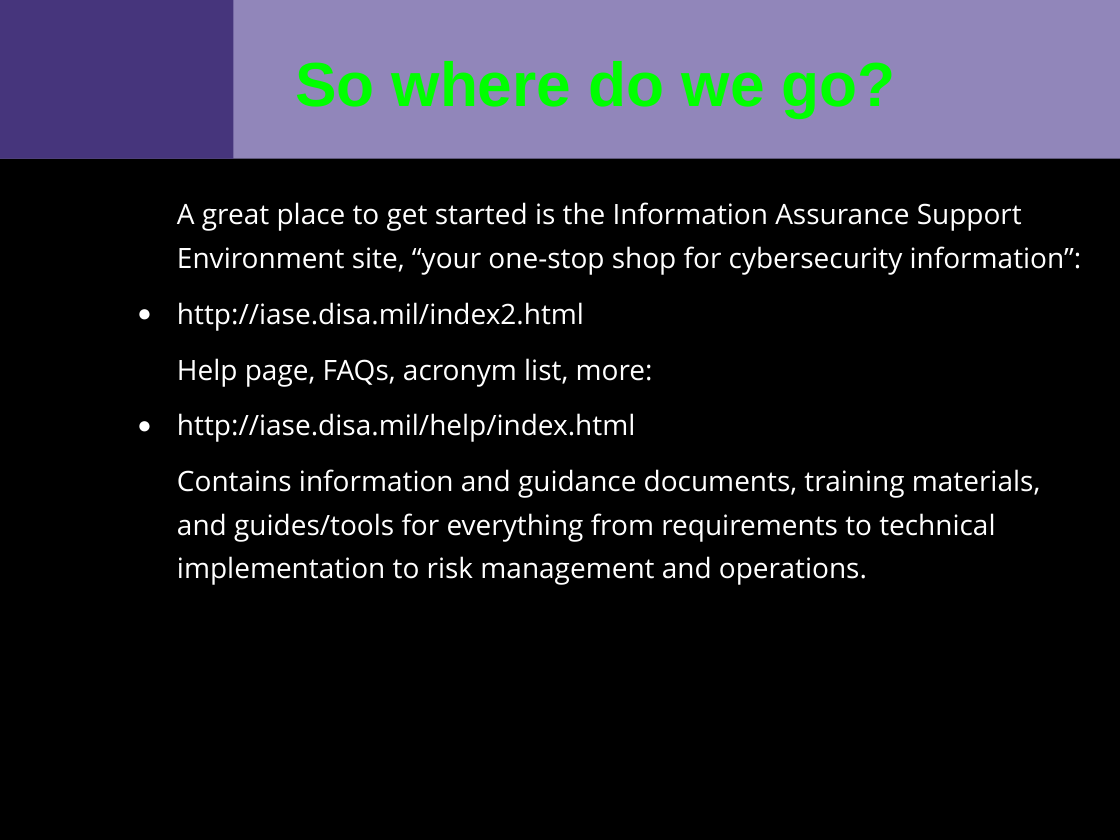
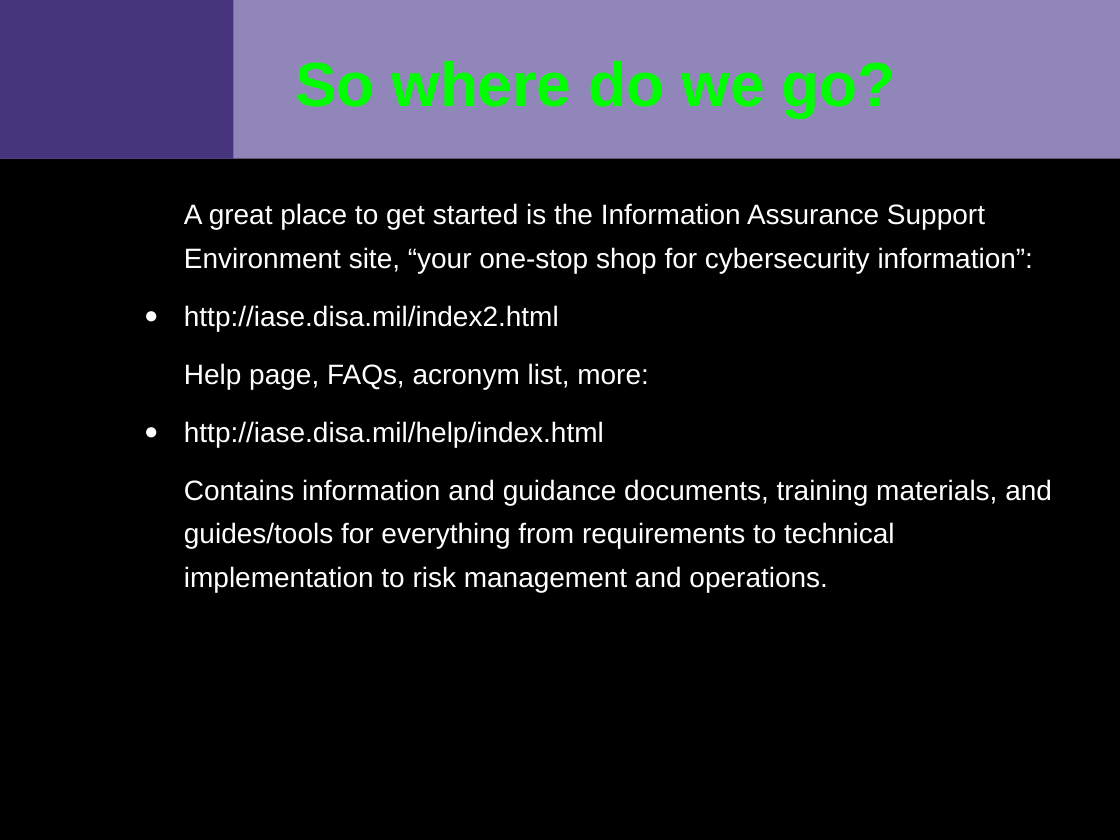
Before and after one commit to VCTLabs/elc2015-presentations, a slide deck: slide 4 of security_IoT/security_assessment_slides.odp. Drawn at 1120x840 pixels with LibreOffice and Linux fonts; fonts in the diff are those of the drawing; background and template pictures are left out. Boxes give left, top, right and bottom in pixels: in the first picture for what was removed or moved away, otherwise in the second. Text is boxed around its words. In the diff, an @@ line names an element or a change of style, - is before the commit and + after.

```diff
--- a/security_IoT/security_assessment_slides.odp
+++ b/security_IoT/security_assessment_slides.odp
@@ text "A great place to get ..." at (184, 203, 1052, 592): font Open Sans to Arial; indent changed; more space between paragraphs @@
```
Also in this commit, not shown: 11 other slides changed, 1 other file.
